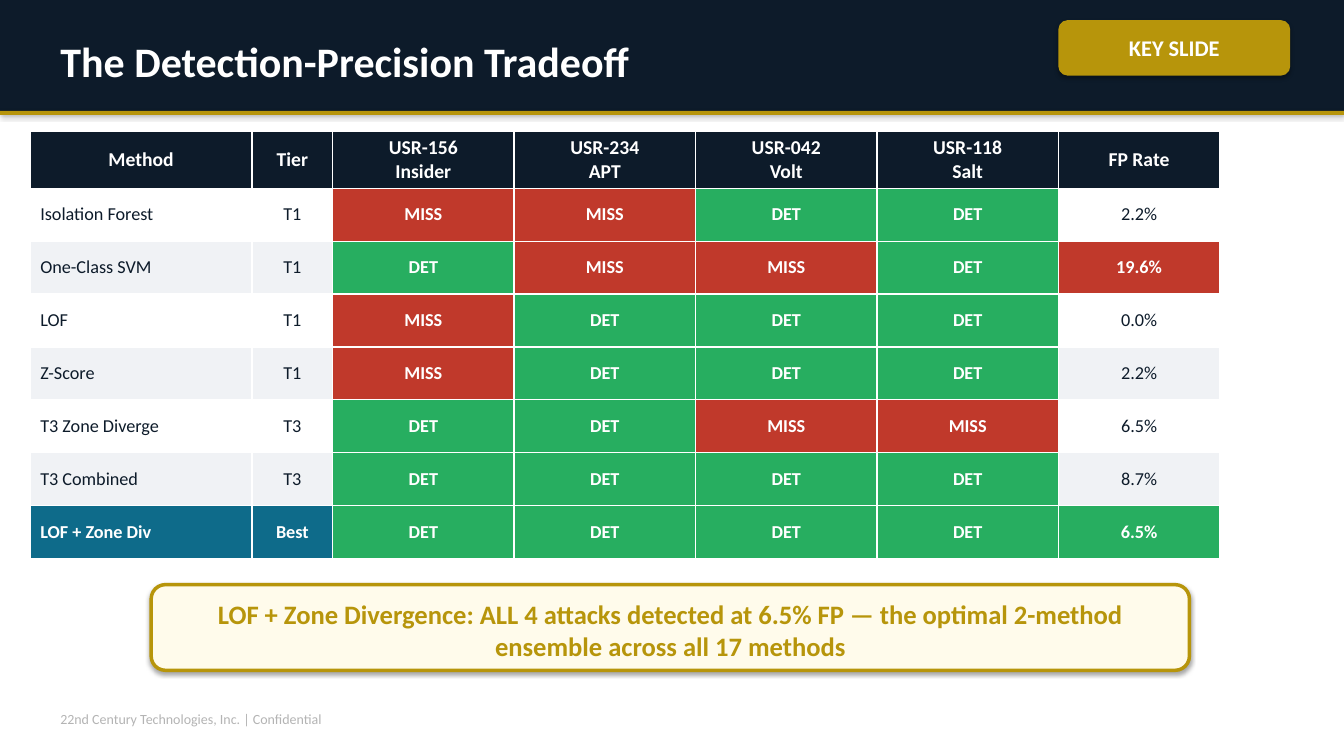
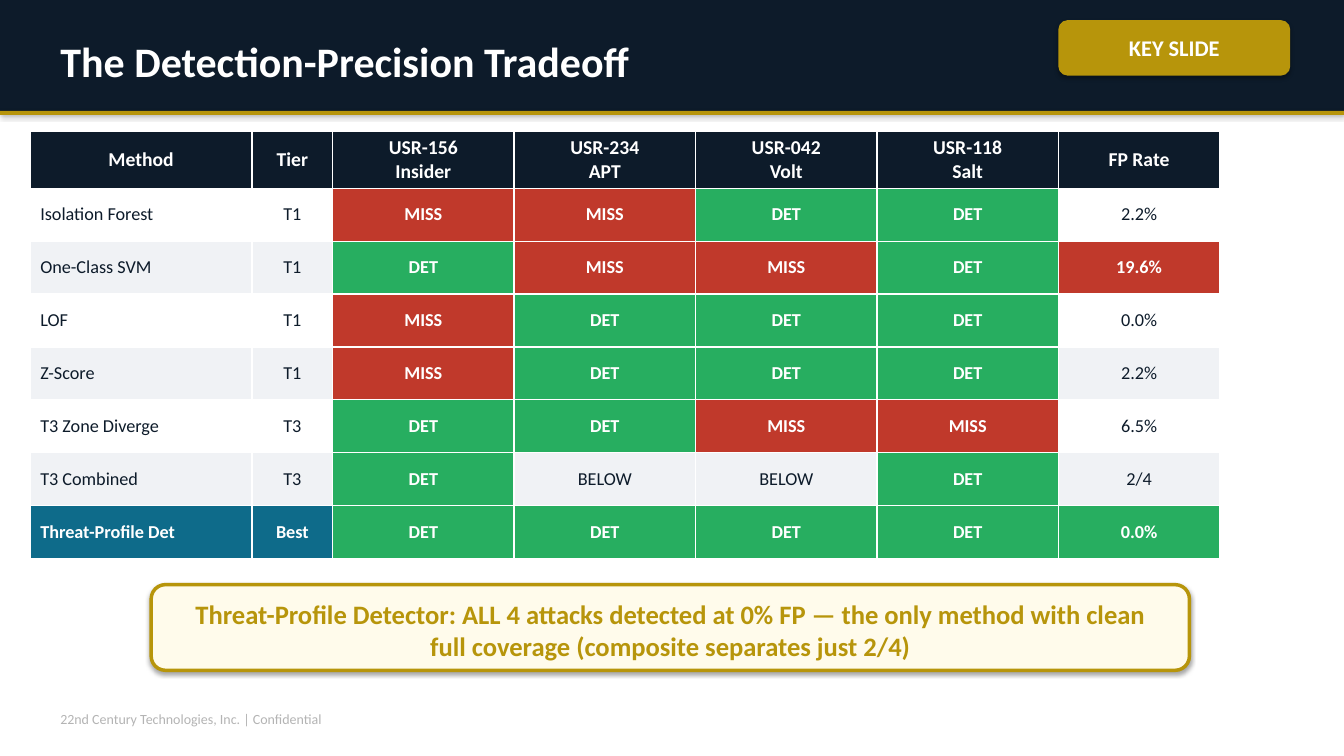
Before and after one commit to ravindrashukla/CyberUEBA_BehavioralIntel, a slide deck: slide 9 of docs/V_Intelligence_UEBA_Traditional_vs_Behavioral_Deck.pptx. Drawn at 1344x756 pixels with LibreOffice and Linux fonts; fonts in the diff are those of the drawing. Boxes give left, top, right and bottom in pixels: in the first picture for what was removed or moved away, otherwise in the second. Text is boxed around its words. In the diff, an @@ line names an element or a change of style, - is before the commit and + after.

```diff
--- a/docs/V_Intelligence_UEBA_Traditional_vs_Behavioral_Deck.pptx
+++ b/docs/V_Intelligence_UEBA_Traditional_vs_Behavioral_Deck.pptx
@@ table at [30, 131, 1220, 555] @@
-row 7: T3 Combined | T3 | DET | DET | DET | DET | 8.7%
+row 7: T3 Combined | T3 | DET | BELOW | BELOW | DET | 2/4
-row 8, column 1: LOF + Zone Div
+row 8, column 1: Threat-Profile Det
-row 8, column 7: 6.5%
+row 8, column 7: 0.0%
@@ fill #27AE60 to #F0F2F5 in 2 cells @@
@@ text in rounded rectangle at [195, 605, 1144, 661]: text changed @@
-LOF + Zone Divergence: ALL 4 attacks detected at 6.5% FP — the optimal 2-method ensemble across all 17 methods
+Threat-Profile Detector: ALL 4 attacks detected at 0% FP — the only method with clean full coverage (composite separates just 2/4)
```
Also in this commit, not shown: 6 other slides changed, 17 other files.
